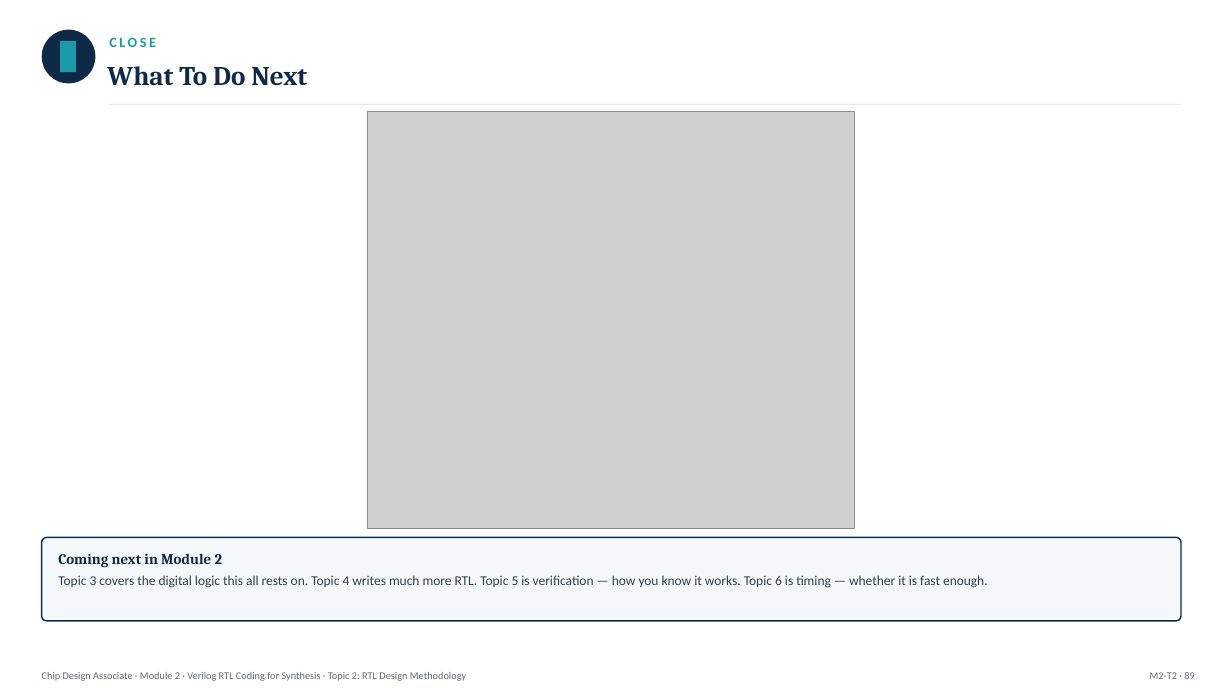
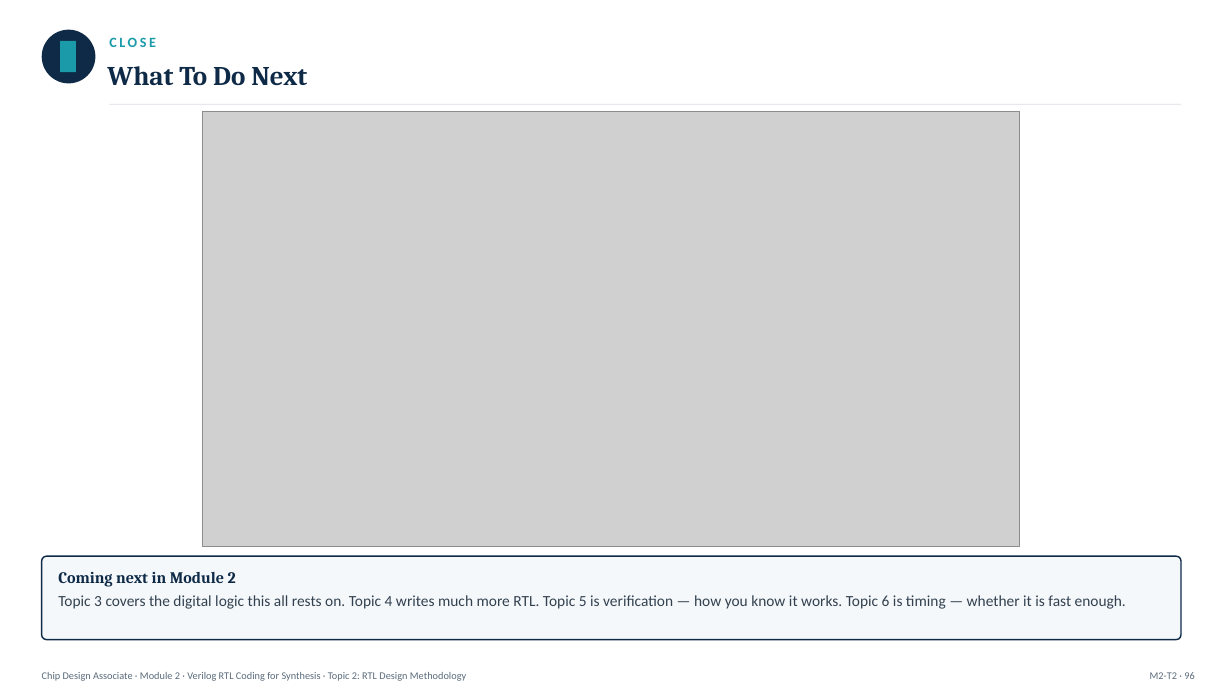
Before and after one commit to ripunjayiisc/ChipDesignContent, a slide deck: slide 96 of ChipDesignAssociate/Module2/Module2_Topic2_RTLDesignMethodology.pptx (slide 89 before the commit). Drawn at 1232x695 pixels with LibreOffice and Linux fonts; fonts in the diff are those of the drawing; grey boxes stand for pictures. Boxes give left, top, right and bottom in pixels: in the first picture for what was removed or moved away, otherwise in the second. Text is boxed around its words. In the diff, an @@ line names an element or a change of style, - is before the commit and + after.

```diff
--- a/ChipDesignAssociate/Module2/Module2_Topic2_RTLDesignMethodology.pptx
+++ b/ChipDesignAssociate/Module2/Module2_Topic2_RTLDesignMethodology.pptx
@@ picture: place and size @@
-picture at (368, 111, 855, 528)
+picture at (203, 111, 1020, 547)
@@ 2 texts, 1 rounded rectangle: place and size @@
-2 texts, 1 rounded rectangle at (42, 537, 1181, 621)
+2 texts, 1 rounded rectangle at (42, 556, 1181, 639)
@@ text "Coming next in Module 2" at (58, 572, 236, 587): size 11.5 to 12.5 pt @@
@@ text "Topic 3 covers the digital ..." at (58, 595, 1126, 609): size 10.5 to 12 pt @@
@@ text at (1150, 672, 1194, 679): text changed @@
-M2-T2 · 89
+M2-T2 · 96
```
Also in this commit, not shown: 87 other slides changed, 7 slides added, 23 other files.
